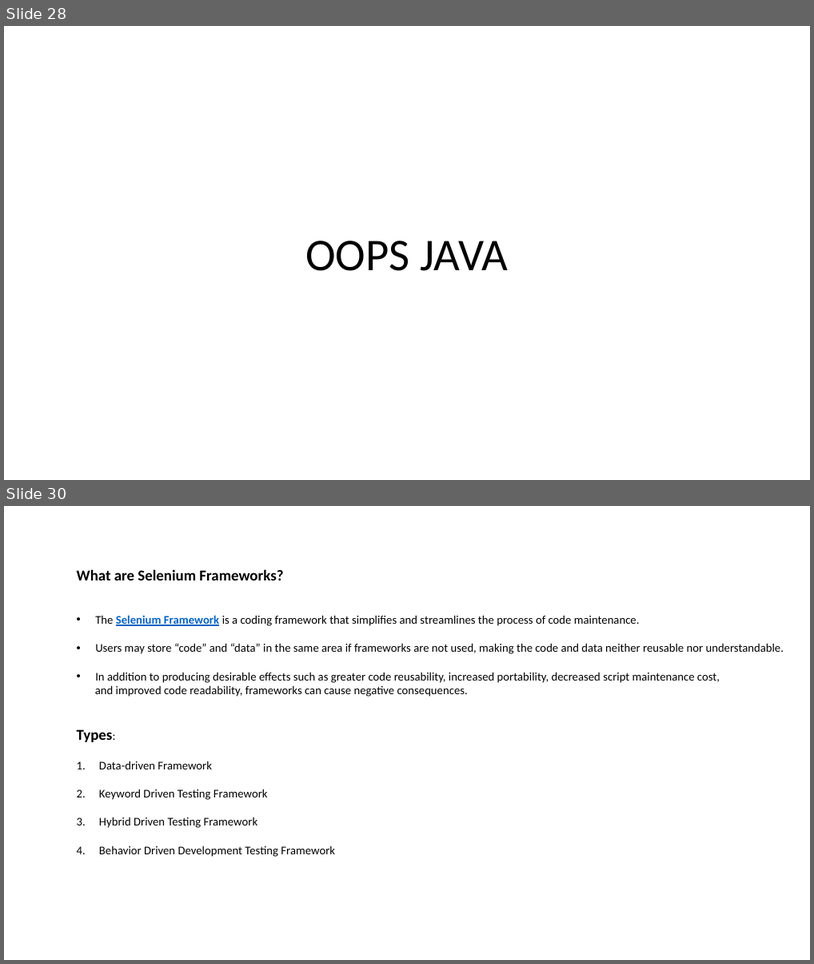
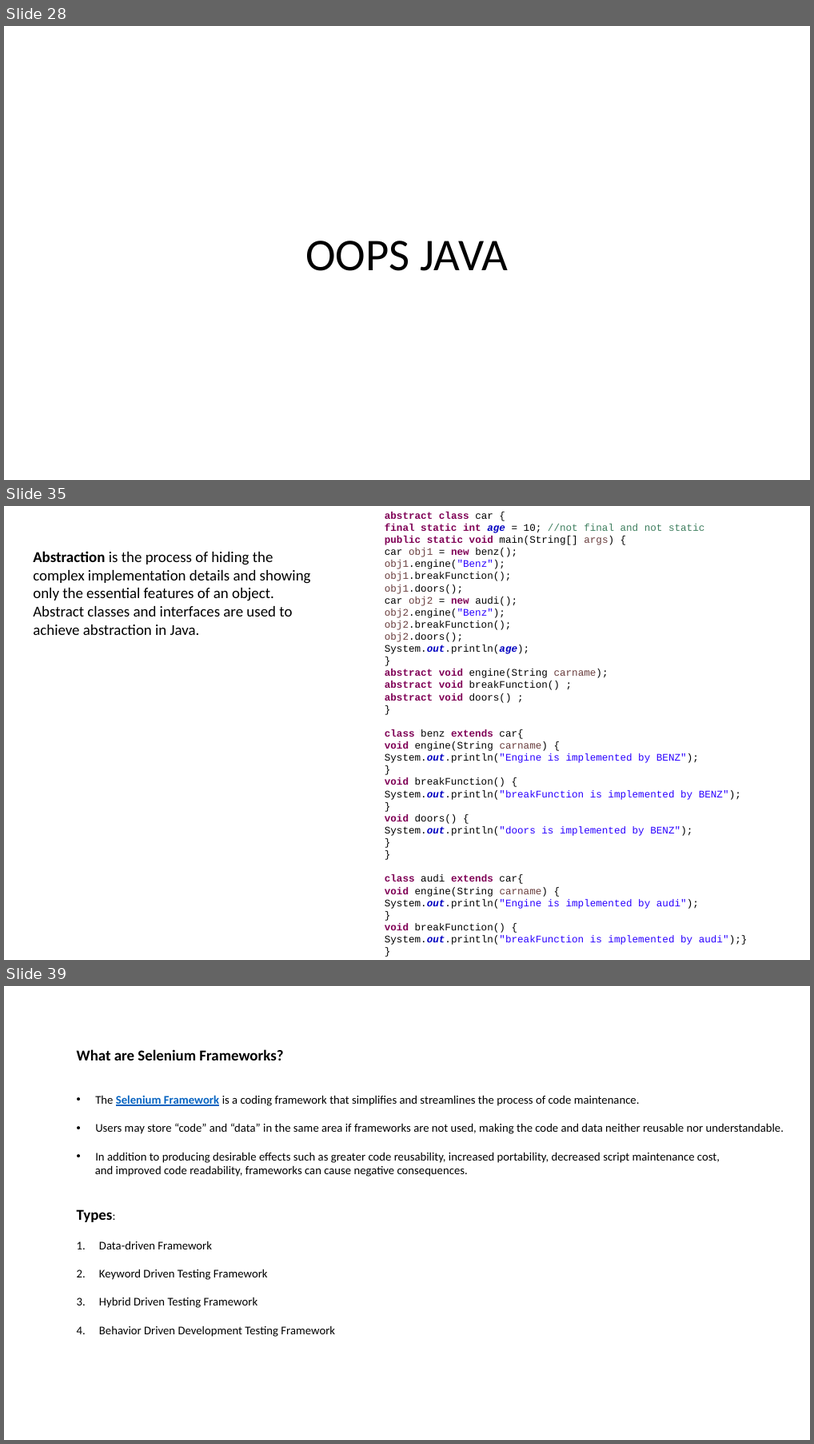
Before and after one commit to SoorajSundar1505/seleniumTraining, a slide deck: Selenium.pptx. Shown one above the other, each under a label of ours: slides 28 and 30 before the commit, slides 28, 35 and 39 after it; the slides between them are not shown. The pictures are 814x964 and 814x1444 pixels, drawn with LibreOffice and Linux fonts; fonts in the diff are those of the drawing. Boxes give left, top, right and bottom in pixels: in the first picture for what was removed or moved away, otherwise in the second. Text is boxed around its words. In the diff, an @@ line names an element or a change of style, - is before the commit and + after.

```diff
--- a/Selenium.pptx
+++ b/Selenium.pptx
@@ slide 35 added at bbox=[4, 506, 810, 960], background #FFFFFF @@
@@ text added at bbox=[385, 512, 748, 944], 12 pt, text #000000 @@
+abstract class car {
+final static int age = 10; //not final and not static
+public static void main(String[] args) {
+car obj1 = new benz();
+obj1.engine("Benz");
+obj1.breakFunction();
+obj1.doors();
+car obj2 = new audi();
+obj2.engine("Benz");
+obj2.breakFunction();
+obj2.doors();
+System.out.println(age);
+}
+abstract void engine(String carname);
+abstract void breakFunction() ;
+abstract void doors() ;
+}
+class benz extends car{
+void engine(String carname) {
+System.out.println("Engine is implemented by BENZ");
+}
+void breakFunction() {
+System.out.println("breakFunction is implemented by BENZ");
+}
+void doors() {
+System.out.println("doors is implemented by BENZ");
+}
+}
+class audi extends car{
+void engine(String carname) {
+System.out.println("Engine is implemented by audi");
+}
+void breakFunction() {
+System.out.println("breakFunction is implemented by audi");}
+}
@@ text added at bbox=[33, 551, 311, 635], 18 pt, text #000000 @@
+Abstraction is the process of hiding the complex implementation details and showing only the essential features of an object. Abstract classes and interfaces are used to achieve abstraction in Java.
@@ what was slide 30 is now slide 39 @@
```
Also in this commit, not shown: 8 other slides added.
